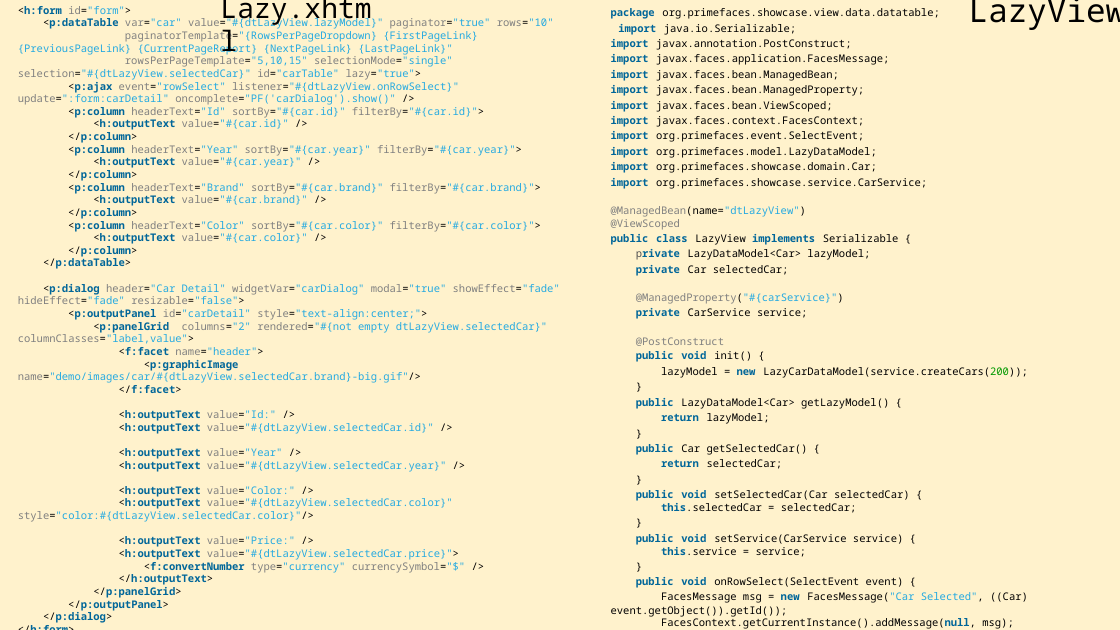
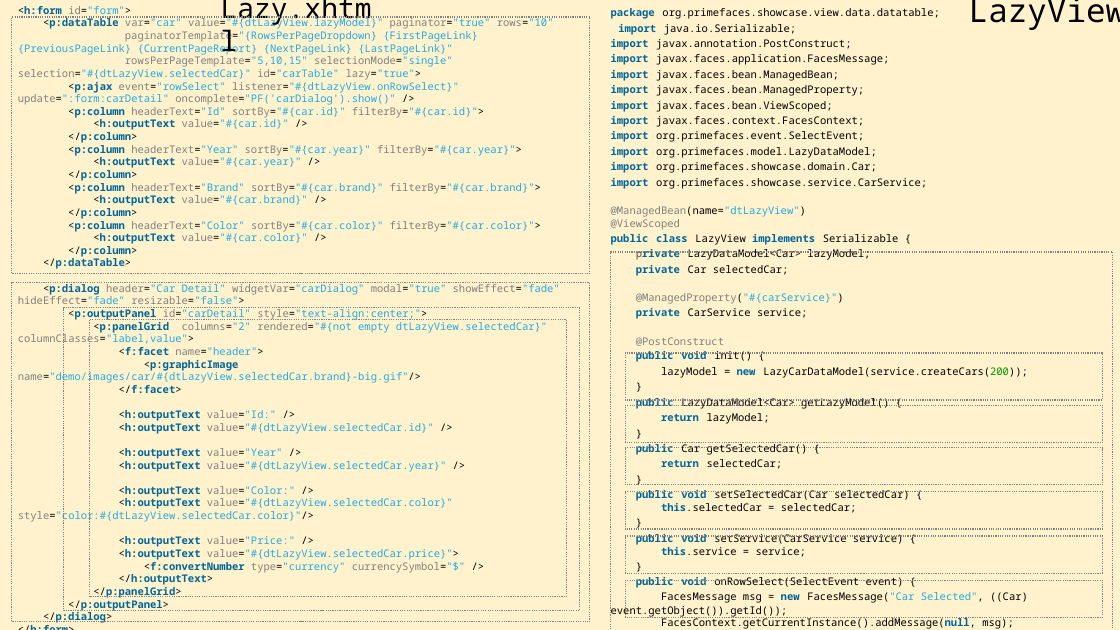
Before and after one commit to fabiogm6/_DocumentacaoGeral, a slide deck: slide 30 of MVC.pptx. Drawn at 1120x630 pixels with LibreOffice and Linux fonts; fonts in the diff are those of the drawing. Boxes give left, top, right and bottom in pixels: in the first picture for what was removed or moved away, otherwise in the second. Text is boxed around its words. In the diff, an @@ line names an element or a change of style, - is before the commit and + after.

```diff
--- a/MVC.pptx
+++ b/MVC.pptx
@@ rectangle added at <box>12,17,590,274</box>, outline #808080 1 pt dashed @@
@@ rectangle added at <box>611,252,1113,630</box>, outline #808080 1 pt dashed @@
@@ rectangle added at <box>12,283,590,623</box>, outline #808080 1 pt dashed @@
@@ rectangle added at <box>64,308,580,610</box>, outline #808080 1 pt dashed @@
@@ rectangle added at <box>89,320,566,597</box>, outline #808080 1 pt dashed @@
@@ rectangle added at <box>626,353,1103,400</box>, outline #808080 1 pt dashed @@
@@ rectangle added at <box>626,405,1103,442</box>, outline #808080 1 pt dashed @@
@@ rectangle added at <box>626,448,1103,485</box>, outline #808080 1 pt dashed @@
@@ rectangle added at <box>626,492,1103,528</box>, outline #808080 1 pt dashed @@
@@ rectangle added at <box>626,536,1103,573</box>, outline #808080 1 pt dashed @@
@@ rectangle added at <box>626,581,1103,618</box>, outline #808080 1 pt dashed @@
```
Also in this commit, not shown: 2 other slides changed.
